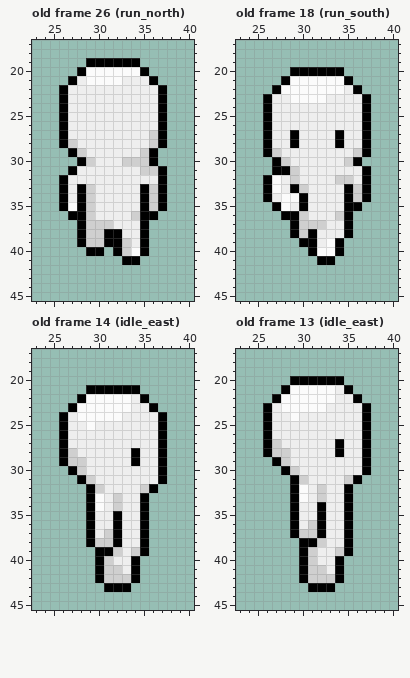
Pixel-art file, stored at WoW.Client/Content/Data/Characters/human_spritesheet.ase. That is the earlier state.
64x64 pixels, 30 frames. Shown: old frame 26 (run_north): x 23..40, y 17..45; old frame 18 (run_south): x 23..40, y 17..45; old frame 14 (idle_east): x 23..40, y 17..45; old frame 13 (idle_east): x 23..40, y 17..45. The commit also changed other frames, which this record leaves out.
The same view after the edit:
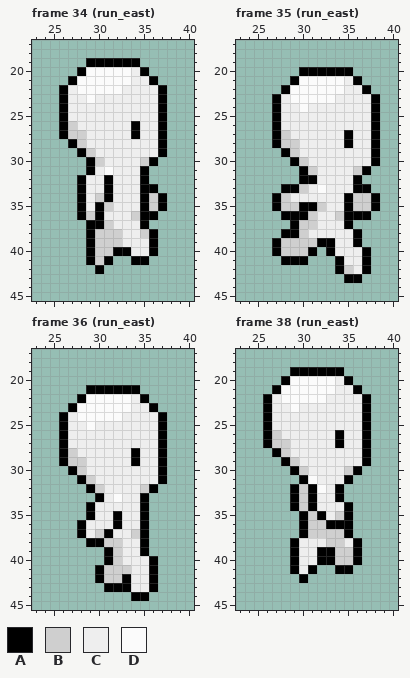
Palette (. is transparent): A #000000  B #cfcfcf  C #eeeeee  D #fbfbfb
A new or re-ordered frame is compared with the old frame closest to it.
Message: Added the rest of the local client animations
Changes in this commit:
frames 30 -> 48
--- frame 34 (run_east) is new; against old frame 26 (run_north)
@@ x 23..40 @@
 19 ......AAAAAA......
-20 .....ADDDDDDA.....
-21 ....ACDDDDCCCA....
-22 ...ACCCCCCCCCCA...
-23 ...ACCCCCCCCCCA...
+20 .....ADDDDDCA.....
+21 ....ADDDDDDCCA....
+22 ...ACDDDDDCCCCA...
+23 ...ACCDCCCCCCCA...
 24 ...ACCCCCCCCCCA...
 25 ...ACCCCCCCCCCA...
-26 ...ACCCCCCCCCCA...
-27 ...ACCCCCCCCCBA...
-28 ...ABCCCCCCCCBA...
-29 ....ABCCCCCCBA....
-30 .....ABCCCBBBA....
-31 ....ACCCCCCCBBA...
-32 ...ACCCCCCCCCCA...
-33 ...ACABCCCCCABA...
-34 ...ACABCCCCCABA...
-35 ...ADABCCCCCABA...
-36 ....AABCCCCBAA....
-37 .....ABBBCCCA.....
-38 .....ABBAACCA.....
-39 .....ABBAABCA.....
-40 ......AA.ABDA.....
-41 ..........AA......
-42 ..................
+26 ...ABCCCCCCACCA...
+27 ...ABBCCCCCACCA...
+28 ....ABCCCCCCCCA...
+29 .....ABCCCCCCCA...
+30 ......ABCCCCBA....
+31 ......ACDCCCA.....
+32 .....ACCACCCA.....
+33 .....ACCACCCAA....
+34 .....ACBACCCABA...
+35 .....ACABCCCABA...
+36 .....ABACCCBAA....
+37 ......AABCCCA.....
+38 ......ABBBCCBA....
+39 ......ABBBCCCA....
+40 ......ABBAACCA....
+41 ......ABA..AA.....
+42 .......A..........
 43 ..................
--- frame 35 (run_east) is new; against old frame 18 (run_south)
@@ x 23..40 @@
 19 ..................
-20 ......AAAAAA......
-21 .....ADDDDDDA.....
-22 ....ADDDDDDDCA....
-23 ...ACCDDDDCCCCA...
-24 ...ACCCCCCCCCCA...
-25 ...ACCCCCCCCCCA...
-26 ...ACCCCCCCCCCA...
-27 ...ACCACCCCACCA...
-28 ...ACCACCCCACCA...
-29 ...ABCCCCCCCCBA...
-30 ....ABCCCCCCBA....
-31 ....AABCCCCCCCA...
-32 ...ADCBCCCCBBCA...
-33 ...ADCABCCCCABA...
-34 ...ACDDACCCCABA...
-35 ....ADCACCCCAA....
-36 .....AABCCCBA.....
-37 ......ABBBCCA.....
-38 ......ABACCCA.....
-39 .......AACDA......
-40 ........ADDA......
-41 .........AA.......
-42 ..................
-43 ..................
+20 .......AAAAAA.....
+21 ......ADDDDDCA....
+22 .....ADDDDDDCCA...
+23 ....ACDDDDDCCCCA..
+24 ....ACCDCCCCCCCA..
+25 ....ACCCCCCCCCCA..
+26 ....ACCCCCCCCCCA..
+27 ....ABCCCCCCACCA..
+28 ....ABBCCCCCACCA..
+29 .....ABCCCCCCCCA..
+30 ......ABCCCCCCCA..
+31 .......ABCCCCBA...
+32 .......AACCCCA....
+33 .....AABCDCCCAA...
+34 ....ABCCCCCCABBA..
+35 ....ABBAABCCABBA..
+36 .....AAABCCBAAA...
+37 ......ABBCCCA.....
+38 .....AABCCCCCA....
+39 ....ABBBBAACCA....
+40 ....ABBBA.ACCCA...
+41 .....AAA...ACCA...
+42 ...........ABCA...
+43 ............AA....
 44 ..................
--- frame 36 (run_east) is new; against old frame 14 (idle_east)
@@ x 23..40 @@
 32 ......ABCCCCBA....
-33 ......ADCBCCA.....
-34 ......ADCBCCA.....
+33 .......ACDCCA.....
+34 ......ACCCCCA.....
 35 ......ACCACCA.....
-36 ......ACCACCA.....
-37 ......ACBACCA.....
-38 ......ABBACCA.....
-39 .......AABCBA.....
-40 .......ABCCA......
-41 .......ABBCA......
-42 .......ABBBA......
-43 ........AAA.......
-44 ..................
+36 .....ACCCACCA.....
+37 .....ACBACCBA.....
+38 ......AABBCCA.....
+39 ........ABCCA.....
+40 ........ABCCCA....
+41 .......ABBBCCA....
+42 .......ABBACCA....
+43 ........AAACCA....
+44 ...........AA.....
 45 ..................
--- frame 38 (run_east) is new; against old frame 13 (idle_east)
@@ x 23..40 @@
 18 ..................
-19 ..................
-20 ......AAAAAA......
-21 .....ADDDDDCA.....
-22 ....ADDDDDDCCA....
-23 ...ACDDDDDCCCCA...
-24 ...ACCDCCCCCCCA...
+19 ......AAAAAA......
+20 .....ADDDDDCA.....
+21 ....ADDDDDDCCA....
+22 ...ACDDDDDCCCCA...
+23 ...ACCDCCCCCCCA...
+24 ...ACCCCCCCCCCA...
 25 ...ACCCCCCCCCCA...
-26 ...ACCCCCCCCCCA...
-27 ...ABCCCCCCACCA...
-28 ...ABBCCCCCACCA...
-29 ....ABCCCCCCCCA...
-30 .....ABCCCCCCCA...
-31 ......ABCCCCBA....
-32 ......ADCBCCA.....
-33 ......ADCBCCA.....
-34 ......ACCACCA.....
-35 ......ACCACCA.....
-36 ......ACBACCA.....
-37 ......ABBACCA.....
-38 .......AABCCA.....
-39 .......ABCCBA.....
-40 .......ABCCA......
-41 .......ABBCA......
-42 .......ABBBA......
-43 ........AAA.......
+26 ...ABCCCCCCACCA...
+27 ...ABBCCCCCACCA...
+28 ....ABCCCCCCCCA...
+29 .....ABCCCCCCCA...
+30 ......ABCCCCBA....
+31 .......ADCCCA.....
+32 ......ABADCA......
+33 ......ABACCA......
+34 ......ABACCCA.....
+35 .......ABACBA.....
+36 .......ABBAAA.....
+37 .......ABBBBA.....
+38 ......ACCCBBCA....
+39 ......ACCAABBA....
+40 ......ACCAABBA....
+41 ......ACA..AA.....
+42 .......A..........
+43 ..................
 44 ..................
Where, in picture pixels (left, top, right, bottom), the same in both pictures:
changed: (59, 67, 167, 274)
changed: (263, 67, 380, 283)
changed: (77, 493, 158, 601)
changed: (263, 367, 371, 592)
